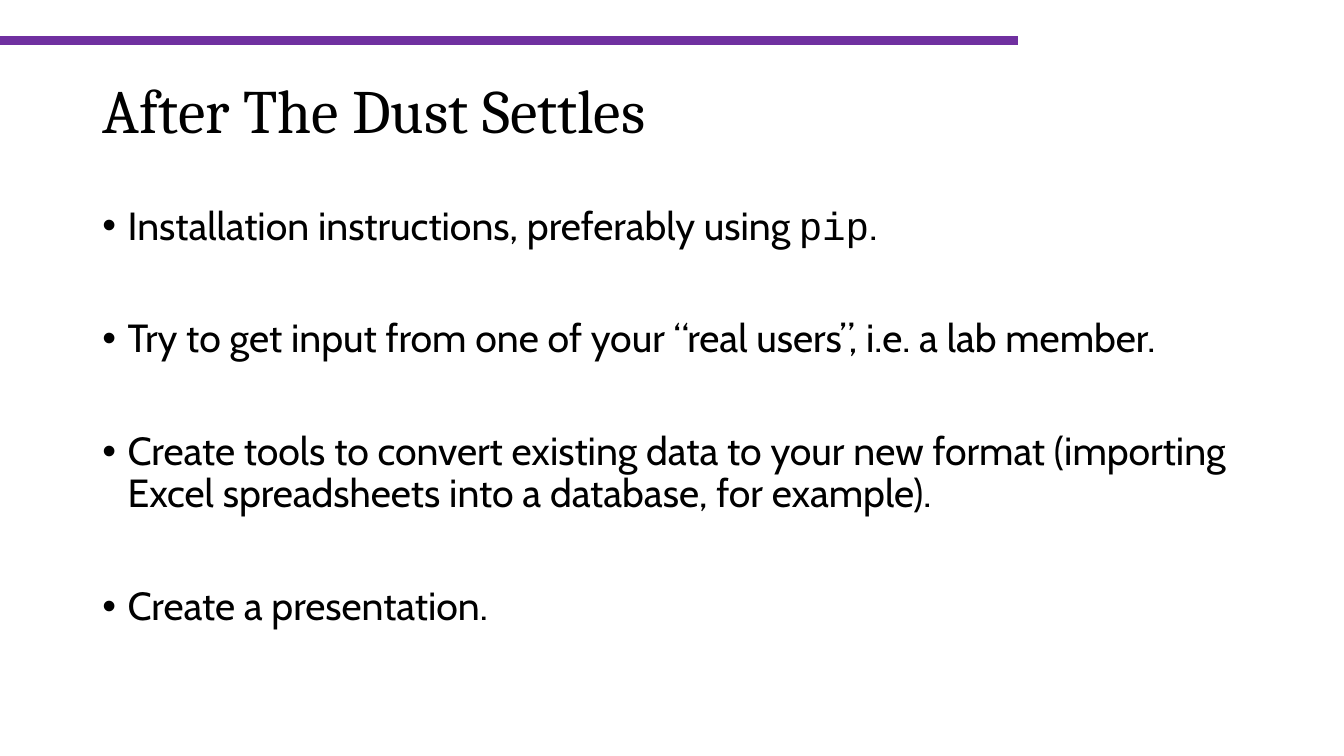
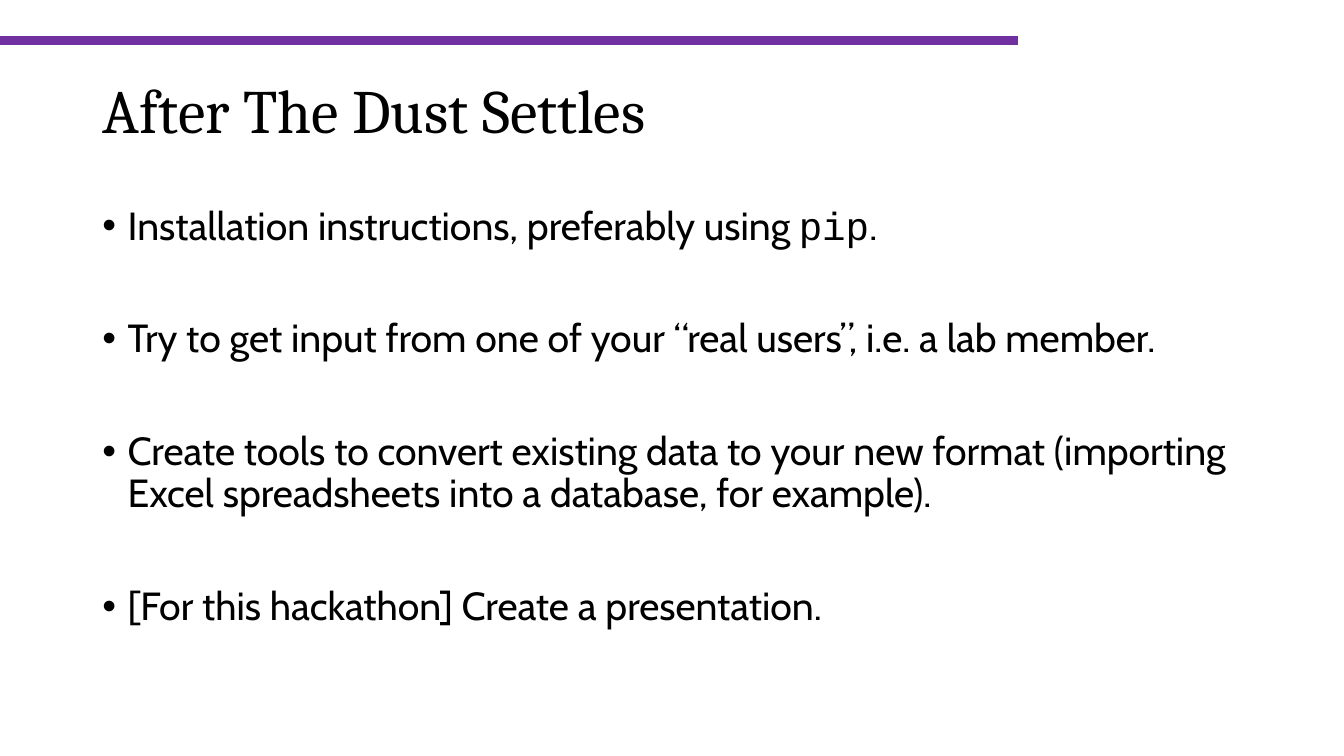
Before and after one commit to sagol-python-for-neuroscientists/textbook-public, a slide deck: slide 7 of hackathon_master.pptx. Drawn at 1344x756 pixels with LibreOffice and Linux fonts; fonts in the diff are those of the drawing; background and template pictures are left out. Boxes give left, top, right and bottom in pixels: in the first picture for what was removed or moved away, otherwise in the second. Text is boxed around its words. In the diff, an @@ line names an element or a change of style, - is before the commit and + after.

```diff
--- a/hackathon_master.pptx
+++ b/hackathon_master.pptx
@@ text at (128,590,821,630): text changed @@
-• Create a presentation.
+• [For this hackathon] Create a presentation.
```
Also in this commit, not shown: 4 other slides changed.
